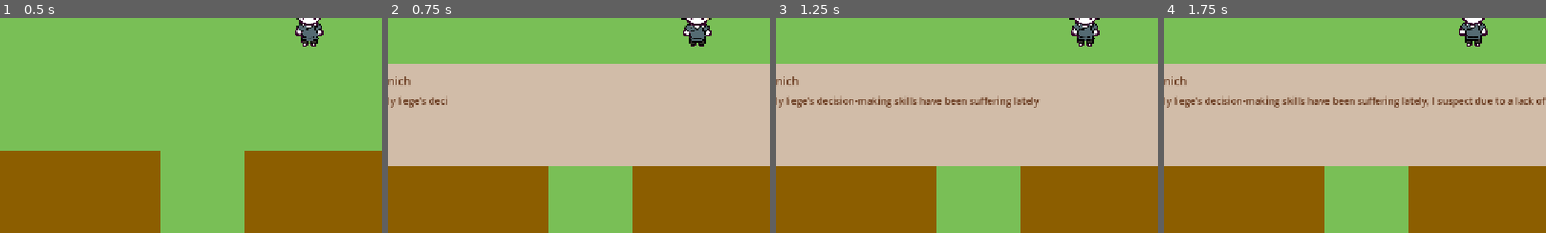
Above: before the commit, frames 1-4 (left to right).
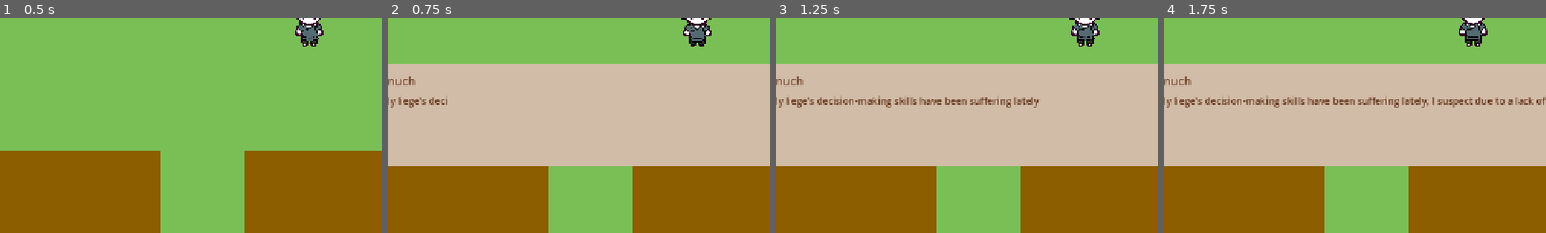
Above: after the commit, the same moments.

Repository: javakid999/Grow-Your-Poison-
Game: Godot game, scene res://farm.tscn
The game is run twice, just before and just after one commit, with the same random seed, the same clock (stepped at 60 frames per second) and the same inputs.
Inputs:
- Up to frame 1 (0.5 s): no input
- Up to frame 2 (0.75 s): click "New Quest!" at 0.5 s
- Up to frame 3 (1.25 s): no input
- Up to frame 4 (1.75 s): click "New Quest!" at 1.25 s
The pictures show only the part of the screen within x 10-60%, y 50-100%; the shares and areas given below are measured in that part.

Frame 1 is identical in both runs. In frame 2, 0.1% of the frame differs, in the area x 2-8%, y 27-32%; in frame 3, 0.1%; in frame 4, 0.1%.

Commit message:
updated character sprites

Diff:
--- a/scenes/dialogue_trigger.tscn
+++ b/scenes/dialogue_trigger.tscn
@@ -21,7 +21,7 @@
 [node name="dialogue_trigger" type="Node2D" unique_id=1617316960]
 script = ExtResource("1_o7blk")
 dialogues = Array[String](["My liege's decision-making skills have been suffering lately, I suspect due to a lack of re …(301 unchanged characters)…
-speaker_names = Array[String](["Eunich", "Imperial Concubine"])
+speaker_names = Array[String](["Eunuch", "Imperial Concubine"])
 
 [node name="sprite_sign" type="Sprite2D" parent="." unique_id=1524980114]
 scale = Vector2(2, 2)
--- a/scenes/dialogue_ui.tscn
+++ b/scenes/dialogue_ui.tscn
@@ -1,6 +1,6 @@
 [gd_scene format=3 uid="uid://c88s58o4i17m0"]
 
-[ext_resource type="Texture2D" uid="uid://dwpgmhj4ayk5g" path="res://assets/images/character_sprites/Eunich.png" id="1_dwk8m"]
+[ext_resource type="Texture2D" uid="uid://dwpgmhj4ayk5g" path="res://assets/images/character_sprites/Eunuch.png" id="1_dwk8m"]
 
 [sub_resource type="StyleBoxFlat" id="StyleBoxFlat_6ioo0"]
 bg_color = Color(0.37254903, 0.18039216, 0.07058824, 1)
Renamed: assets/images/character_sprites/Eunich.png -> assets/images/character_sprites/Eunuch.png
Not shown, changed: assets/images/character_sprites/Eunuch.png.import
Binary file changed: assets/images/character_sprites/Imperial Concubine.png
